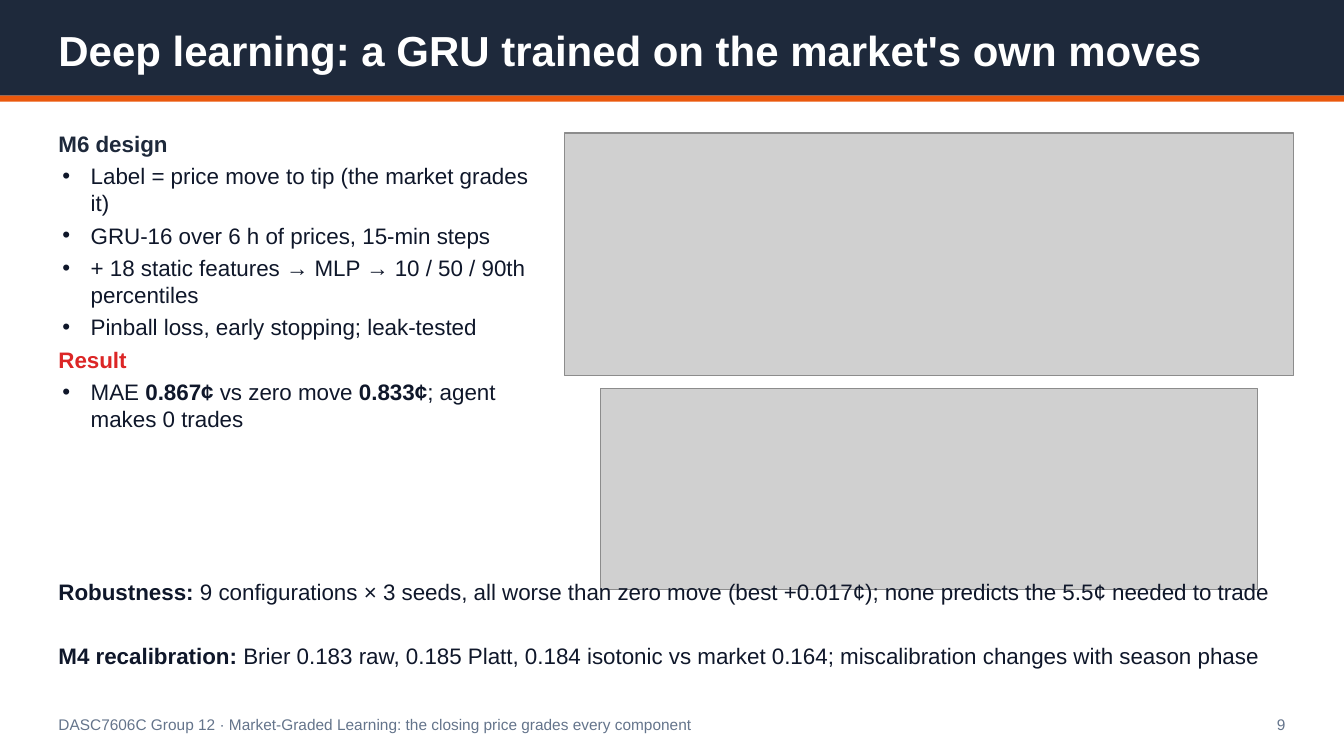
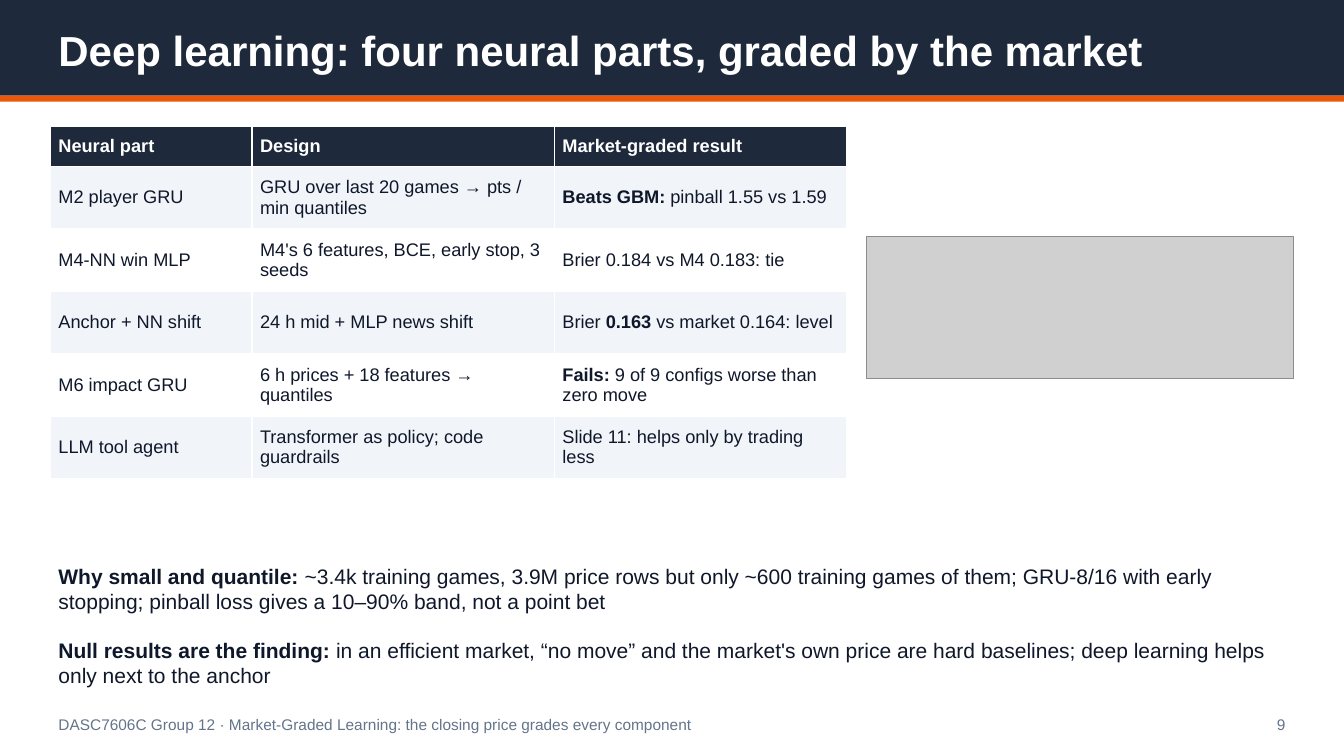
Before and after one commit to Michaelyzr/nba-agent, a slide deck: slide 9 of presentation/nba_agent_deck.pptx. Drawn at 1344x756 pixels with LibreOffice and Linux fonts; fonts in the diff are those of the drawing; grey boxes stand for pictures. Boxes give left, top, right and bottom in pixels: in the first picture for what was removed or moved away, otherwise in the second. Text is boxed around its words. In the diff, an @@ line names an element or a change of style, - is before the commit and + after.

```diff
--- a/presentation/nba_agent_deck.pptx
+++ b/presentation/nba_agent_deck.pptx
@@ text at [58, 35, 1143, 75]: text changed @@
-Deep learning: a GRU trained on the market's own moves
+Deep learning: four neural parts, graded by the market
@@ table added at [50, 126, 847, 479], 6 rows, 3 columns @@
+Neural part | Design | Market-graded result
+M2 player GRU | GRU over last 20 games → pts / min quantiles | Beats GBM: pinball 1.55 vs 1.59
+M4-NN win MLP | M4's 6 features, BCE, early stop, 3 seeds | Brier 0.184 vs M4 0.183: tie
+Anchor + NN shift | 24 h mid + MLP news shift | Brier 0.163 vs market 0.164: level
+M6 impact GRU | 6 h prices + 18 features → quantiles | Fails: 9 of 9 configs worse than zero move
+LLM tool agent | Transformer as policy; code guardrails | Slide 11: helps only by trading less
@@ text removed at [58, 135, 528, 428] @@
-M6 design
-• Label = price move to tip (the market grades it)
-• GRU-16 over 6 h of prices, 15-min steps
-• + 18 static features → MLP → 10 / 50 / 90th percentiles
-• Pinball loss, early stopping; leak-tested
-Result
-• MAE 0.867¢ vs zero move 0.833¢; agent makes 0 trades
@@ picture: place and size @@
-picture at [565, 133, 1294, 376]
+picture at [867, 236, 1294, 378]
@@ picture removed at [601, 388, 1258, 590] @@
@@ text added at [58, 568, 1211, 614], 15 pt, text #0F172A @@
+Why small and quantile: ~3.4k training games, 3.9M price rows but only ~600 training games of them; GRU-8/16 with early stopping; pinball loss gives a 10–90% band, not a point bet
@@ text at [58, 642, 1264, 687]: text changed; size 16 to 15 pt @@
-Robustness: 9 configurations × 3 seeds, all worse than zero move (best +0.017¢); none predicts the 5.5¢ needed to trade
+Null results are the finding: in an efficient market, “no move” and the market's own price are hard baselines; deep learning helps only next to the anchor
@@ text removed at [58, 647, 1259, 669] @@
-M4 recalibration: Brier 0.183 raw, 0.185 Platt, 0.184 isotonic vs market 0.164; miscalibration changes with season phase
```
Also in this commit, not shown: 1 other slide changed, 14 other files.
